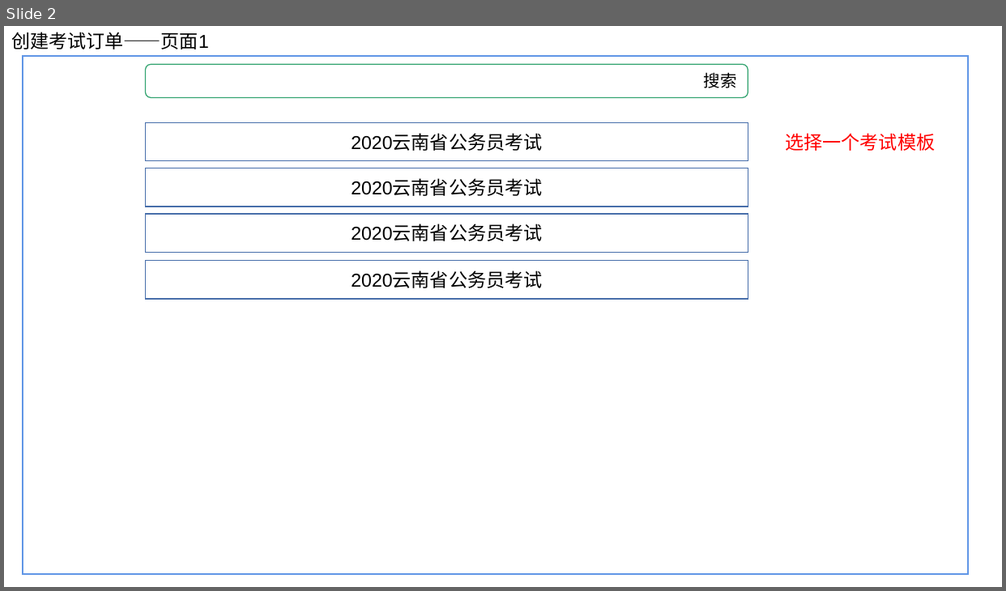
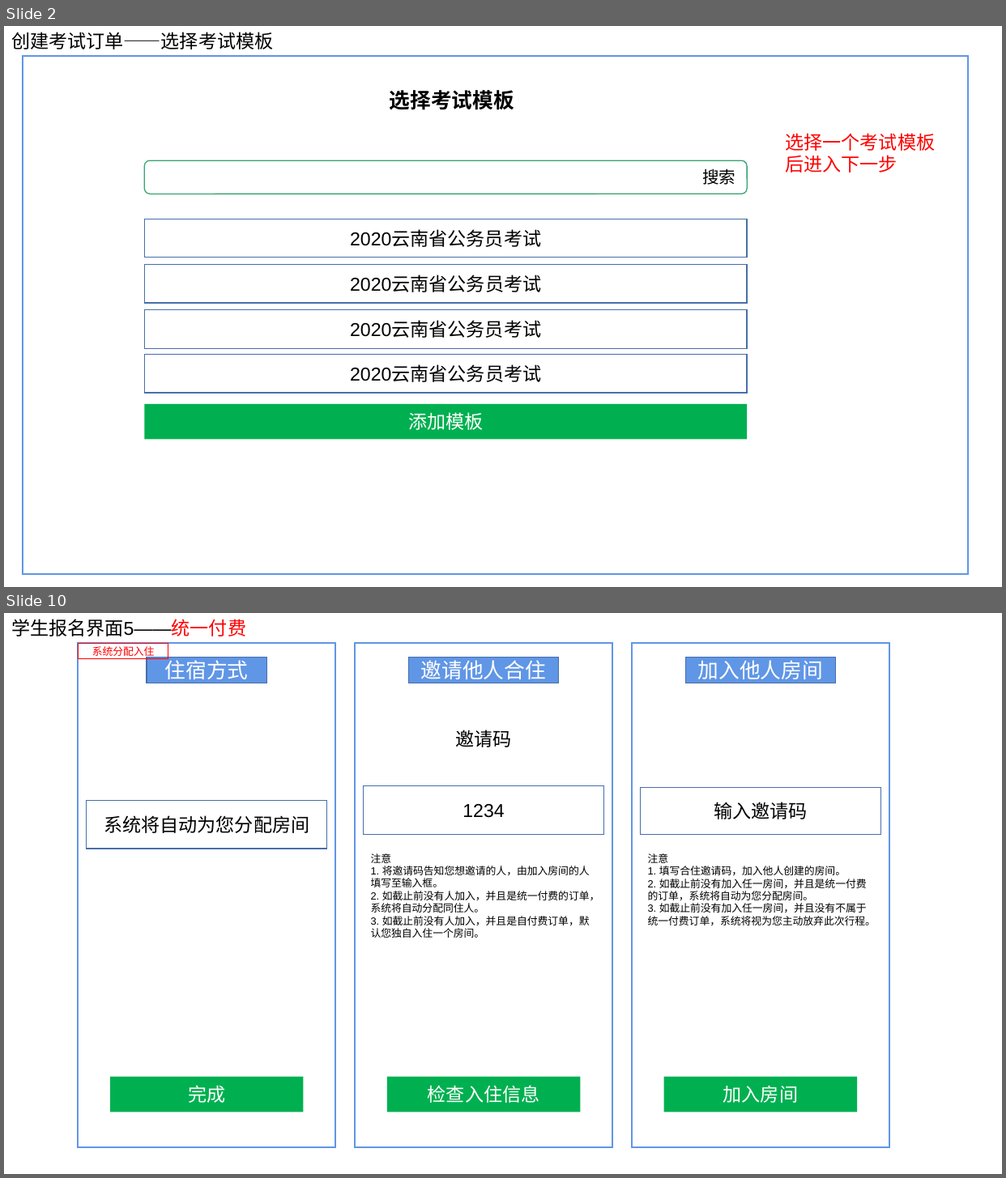
Before and after one commit to ISheenSomeOne/eTeam, a slide deck: eTeam需求界面1.pptx. Shown one above the other, each under a label of ours: slide 2 before the commit, slides 2 and 10 after it; the slides between them are not shown. The pictures are 1006x591 and 1006x1178 pixels, drawn with LibreOffice and Linux fonts; fonts in the diff are those of the drawing. Boxes give left, top, right and bottom in pixels: in the first picture for what was removed or moved away, otherwise in the second. Text is boxed around its words. In the diff, an @@ line names an element or a change of style, - is before the commit and + after.

```diff
--- a/eTeam需求界面1.pptx
+++ b/eTeam需求界面1.pptx
@@ slide 10 added at bbox=[4, 613, 1002, 1174], background #FFFFFF @@
@@ text added at bbox=[11, 619, 246, 636], 18 pt, text #000000 @@
+学生报名界面5——统一付费
@@ rectangle added at bbox=[78, 643, 335, 1148], outline #6096E6 1.5 pt @@
@@ rectangle added at bbox=[78, 643, 168, 658], outline #FF0000 1 pt, 10 pt, text #FF0000 @@
+系统分配入住
@@ rectangle added at bbox=[147, 658, 266, 683], fill #6096E6, outline #476FAA 1 pt, 20 pt, text #FFFFFF @@
+住宿方式
@@ rectangle added at bbox=[355, 643, 612, 1148], outline #6096E6 1.5 pt @@
@@ rectangle added at bbox=[409, 658, 559, 683], fill #6096E6, outline #476FAA 1 pt, 20 pt, text #FFFFFF @@
+邀请他人合住
@@ rectangle added at bbox=[632, 643, 889, 1148], outline #6096E6 1.5 pt @@
@@ rectangle added at bbox=[685, 658, 835, 683], fill #6096E6, outline #476FAA 1 pt, 20 pt, text #FFFFFF @@
+加入他人房间
@@ text added at bbox=[455, 730, 511, 747], 18 pt, text #000000 @@
+邀请码
@@ rectangle added at bbox=[87, 800, 326, 849], outline #476FAA 1 pt, 18 pt, text #000000 @@
+系统将自动为您分配房间
@@ rectangle added at bbox=[364, 786, 603, 835], outline #476FAA 1 pt, 18 pt, text #000000 @@
+1234
@@ rectangle added at bbox=[641, 787, 880, 835], outline #476FAA 1 pt, 18 pt, text #000000 @@
+输入邀请码
@@ text added at bbox=[371, 854, 600, 938], 10 pt, text #000000 @@
+注意
+1. 将邀请码告知您想邀请的人，由加入房间的人填写至输入框。
+2. 如截止前没有人加入，并且是统一付费的订单，系统将自动分配同住人。
+3. 如截止前没有人加入，并且是自付费订单，默认您独自入住一个房间。
@@ text added at bbox=[648, 854, 876, 926], 10 pt, text #000000 @@
+注意
+1. 填写合住邀请码，加入他人创建的房间。
+2. 如截止前没有加入任一房间，并且是统一付费的订单，系统将自动为您分配房间。
+3. 如截止前没有加入任一房间，并且没有不属于统一付费订单，系统将视为您主动放弃此次行程。
@@ rectangle added at bbox=[110, 1077, 304, 1112], fill #00B050, 18 pt, text #FFFFFF @@
+完成
@@ rectangle added at bbox=[387, 1077, 581, 1112], fill #00B050, 18 pt, text #FFFFFF @@
+检查入住信息
@@ rectangle added at bbox=[664, 1077, 858, 1112], fill #00B050, 18 pt, text #FFFFFF @@
+加入房间
@@ slide 2 changed as well @@
@@ text at bbox=[11, 32, 273, 49]: text changed @@
-创建考试订单——页面1
+创建考试订单——选择考试模板
@@ text added at bbox=[390, 90, 514, 110], 20 pt, text #000000, bold @@
+选择考试模板
@@ text at bbox=[785, 133, 935, 173]: text changed @@
-选择一个考试模板
+选择一个考试模板后进入下一步
@@ 3 rectangles, 1 text, 1 rounded rectangle: place and size @@
-3 rectangles, 1 text, 1 rounded rectangle at bbox=[146, 64, 748, 252]
+3 rectangles, 1 text, 1 rounded rectangle at bbox=[145, 160, 748, 348]
@@ rectangle "2020云南省公务员考试": place and size @@
-rectangle "2020云南省公务员考试" at bbox=[146, 260, 748, 298]
+rectangle "2020云南省公务员考试" at bbox=[145, 355, 748, 393]
@@ rectangle added at bbox=[145, 404, 748, 439], fill #00B050, 18 pt, text #FFFFFF @@
+添加模板
```
Also in this commit, not shown: 1 other slide changed, 7 other slides added, 1 slide removed, 1 other file.
